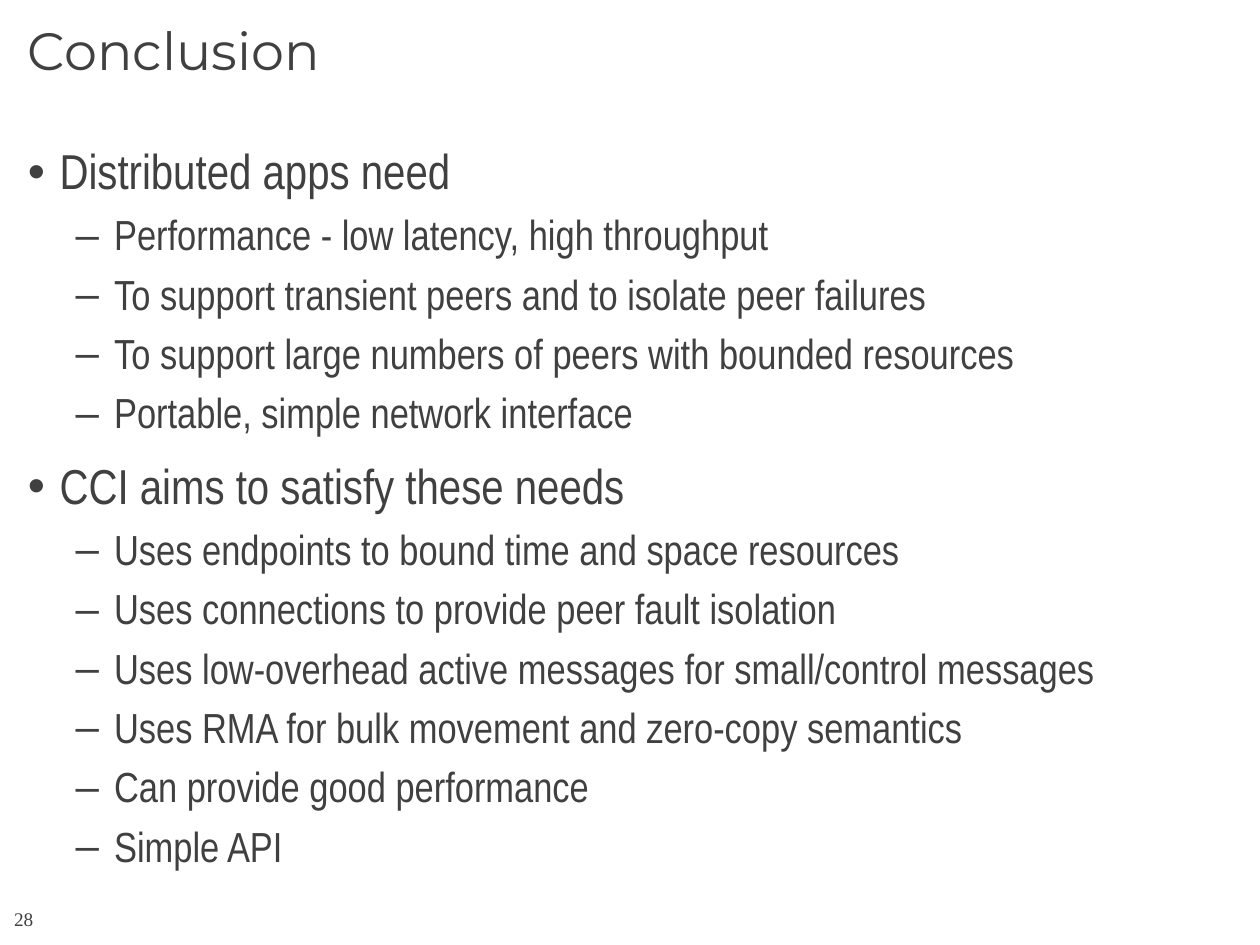
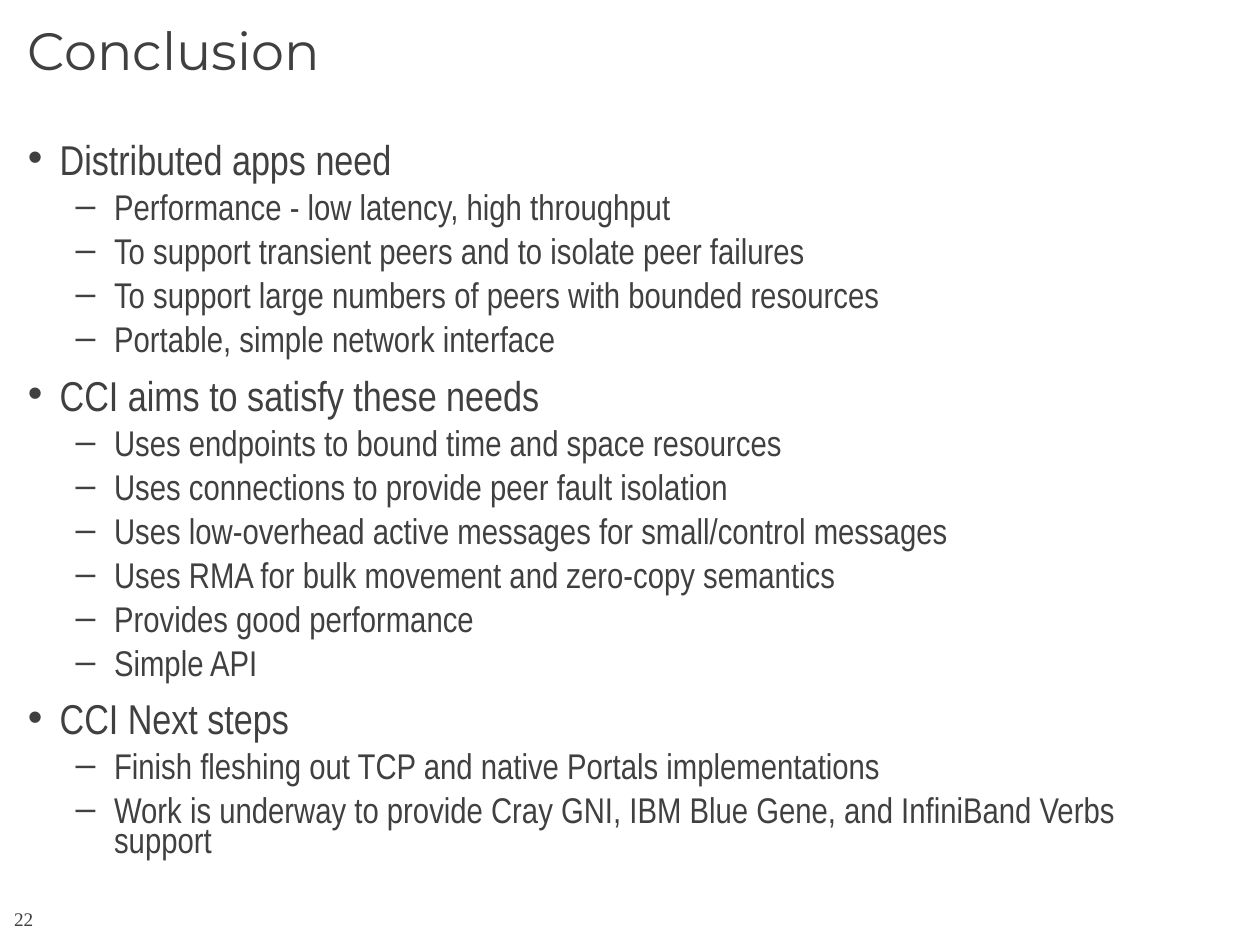
Before and after one commit to CCI/pub, a slide deck: slide 22 of slides/HotI-2011/2011-HotI-CCI-OLCF.pptx (slide 28 before the commit). Drawn at 1260x945 pixels with LibreOffice and Linux fonts; fonts in the diff are those of the drawing; background and template pictures are left out. Boxes give left, top, right and bottom in pixels: in the first picture for what was removed or moved away, otherwise in the second. Text is boxed around its words. In the diff, an @@ line names an element or a change of style, - is before the commit and + after.

```diff
--- a/slides/HotI-2011/2011-HotI-CCI-OLCF.pptx
+++ b/slides/HotI-2011/2011-HotI-CCI-OLCF.pptx
@@ text at (60,145,947,682): size 28 to 23.8 pt in "Distributed apps need", "CCI aims to satisfy these needs"; size 24 to 20.4 pt in "Performance - low latency, high throughput", "To support transient peers and to isolate ...", "To support large numbers of peers with ...", "Portable, simple network interface" and 5 more places; line spacing 0.9 to 0.7 @@
@@ text at (114,606,473,638): text changed; size 24 to 20.4 pt @@
-  – Can provide good performance
+  – Provides good performance
@@ text at (60,705,1115,860): paragraphs added @@
+• CCI Next steps
+  – Finish fleshing out TCP and native Portals implementations
+  – Work is underway to provide Cray GNI, IBM Blue Gene, and InfiniBand Verbs support
@@ page number at (14,913,33,926): text changed @@
-28
+22
```
Also in this commit, not shown: 17 other slides changed, 1 slide added.
